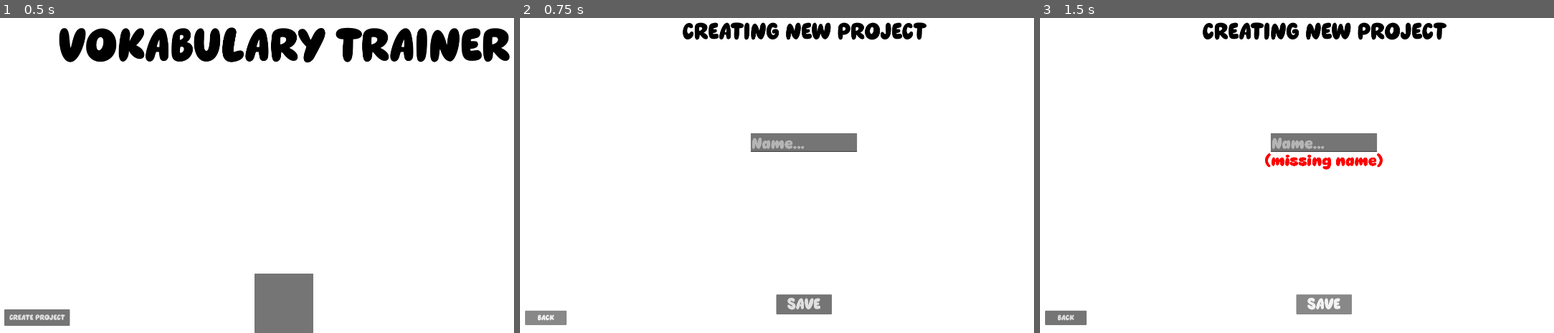
Above: before the commit, frames 1-3 (left to right).
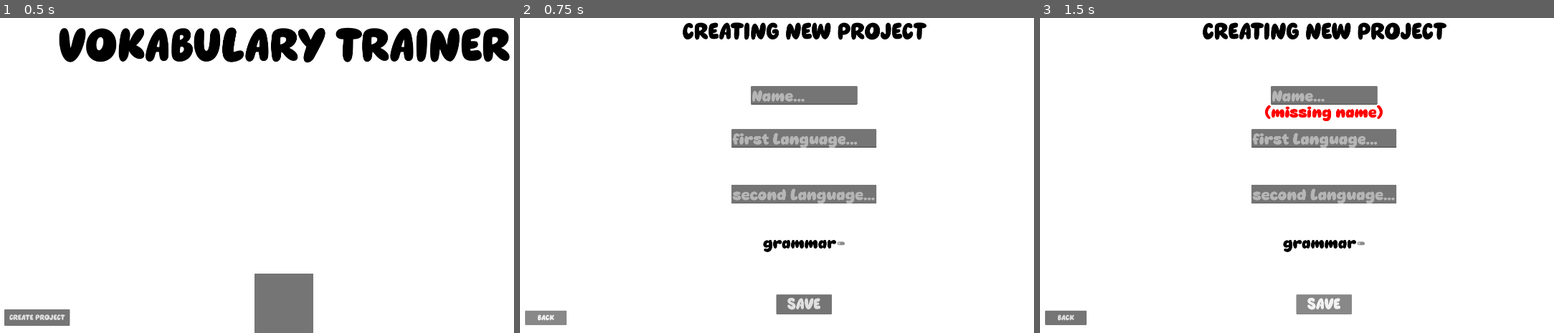
Above: after the commit, the same moments.

Repository: Rocket9876/vokabulary_trainer
Game: Godot game, scene res://Scenes/main.tscn
Same seed, same stepped clock (60 frames per second), same inputs: the game is played once before the commit and once after it.
Inputs:
- Up to frame 1 (0.5 s): no input
- Up to frame 2 (0.75 s): click "CREATE PROJECT" at 0.5 s
- Up to frame 3 (1.5 s): click "SAVE" at 1.25 s

Frame 1 is identical in both runs. In frame 2, 4.7% of the frame differs, in the area x 41-70%, y 21-75%; in frame 3, 5.7%.

Commit message:
added way to add vokabulary to a project
 + a more advanced project creation screen

Diff:
--- /dev/null
+++ b/Scenes/add_vokabulary.tscn
@@ -0,0 +1,194 @@
+[gd_scene format=3 uid="uid://cg00v3y7hluqf"]
+
+[ext_resource type="Script" uid="uid://dous6o20lseft" path="res://Scripts/add_vokabulary.gd" id="1_ct53o"]
+
+[sub_resource type="Animation" id="Animation_ct53o"]
+length = 0.001
+tracks/0/type = "value"
+tracks/0/imported = false
+tracks/0/enabled = true
+tracks/0/path = NodePath("signal:modulate")
+tracks/0/interp = 1
+tracks/0/loop_wrap = true
+tracks/0/keys = {
+"times": PackedFloat32Array(0),
+"transitions": PackedFloat32Array(1),
+"update": 0,
+"values": [Color(1, 1, 1, 0)]
+}
+tracks/1/type = "value"
+tracks/1/imported = false
+tracks/1/enabled = true
+tracks/1/path = NodePath("signal:position")
+tracks/1/interp = 1
+tracks/1/loop_wrap = true
+tracks/1/keys = {
+"times": PackedFloat32Array(0),
+"transitions": PackedFloat32Array(1),
+"update": 0,
+"values": [Vector2(1450, 1106.0001)]
+}
+
+[sub_resource type="Animation" id="Animation_5eoyq"]
+resource_name = "vokabulary updatet"
+length = 0.5
+tracks/0/type = "value"
+tracks/0/imported = false
+tracks/0/enabled = true
+tracks/0/path = NodePath("signal:modulate")
+tracks/0/interp = 1
+tracks/0/loop_wrap = true
+tracks/0/keys = {
+"times": PackedFloat32Array(0, 0.5),
+"transitions": PackedFloat32Array(1, 1),
+"update": 0,
+"values": [Color(1, 1, 1, 1), Color(1, 1, 1, 0)]
+}
+tracks/1/type = "value"
+tracks/1/imported = false
+tracks/1/enabled = true
+tracks/1/path = NodePath("signal:position")
+tracks/1/interp = 1
+tracks/1/loop_wrap = true
+tracks/1/keys = {
+"times": PackedFloat32Array(0, 0.5),
+"transitions": PackedFloat32Array(1, 1),
+"update": 0,
+"values": [Vector2(1450, 1106.0001), Vector2(1383.0001, 823.99976)]
+}
+
+[sub_resource type="AnimationLibrary" id="AnimationLibrary_gp3bh"]
+_data = {
+&"RESET": SubResource("Animation_ct53o"),
+&"vokabulary updatet": SubResource("Animation_5eoyq")
+}
+
+[node name="add vokabulary" type="Control" unique_id=252255758]
+layout_mode = 3
+anchors_preset = 15
+anchor_right = 1.0
+anchor_bottom = 1.0
+grow_horizontal = 2
+grow_vertical = 2
+script = ExtResource("1_ct53o")
+
+[node name="add vokabulary" type="RichTextLabel" parent="." unique_id=1657021026]
+layout_mode = 1
+anchors_preset = 5
+anchor_left = 0.5
+anchor_right = 0.5
+offset_left = -1246.5
+offset_right = 1246.5
+offset_bottom = 170.0
+grow_horizontal = 2
+theme_override_colors/default_color = Color(0, 0, 0, 1)
+theme_override_font_sizes/normal_font_size = 128
+text = "ADDING VOKABULARY"
+horizontal_alignment = 1
+vertical_alignment = 1
+
+[node name="first lang" type="TextEdit" parent="." unique_id=670242241]
+layout_mode = 1
+anchors_preset = 8
+anchor_left = 0.5
+anchor_top = 0.5
+anchor_right = 0.5
+anchor_bottom = 0.5
+offset_left = -349.0
+offset_top = -229.5
+offset_right = 349.0
+offset_bottom = -154.5
+grow_horizontal = 2
+grow_vertical = 2
+theme_override_font_sizes/font_size = 64
+placeholder_text = "first lang"
+
+[node name="second lang" type="TextEdit" parent="." unique_id=1819292560]
+layout_mode = 1
+anchors_preset = 8
+anchor_left = 0.5
+anchor_top = 0.5
+anchor_right = 0.5
+anchor_bottom = 0.5
+offset_left = -349.0
+offset_top = -37.5
+offset_right = 349.0
+offset_bottom = 37.5
+grow_horizontal = 2
+grow_vertical = 2
+theme_override_font_sizes/font_size = 64
+placeholder_text = "second lang"
+
+[node name="grammar" type="TextEdit" parent="." unique_id=547222705]
+layout_mode = 1
+anchors_preset = 8
+anchor_left = 0.5
+anchor_top = 0.5
+anchor_right = 0.5
+anchor_bottom = 0.5
+offset_left = -349.0
+offset_top = 154.0
+offset_right = 349.0
+offset_bottom = 229.0
+grow_horizontal = 2
+grow_vertical = 2
+theme_override_font_sizes/font_size = 64
+placeholder_text = "grammar"
+
+[node name="Save" type="Button" parent="." unique_id=1932995495]
+layout_mode = 1
+anchors_preset = 7
+anchor_left = 0.5
+anchor_top = 1.0
+anchor_right = 0.5
+anchor_bottom = 1.0
+offset_left = -111.5
+offset_top = -140.0
+offset_right = 111.5
+offset_bottom = -75.0
+grow_horizontal = 2
+grow_vertical = 0
+theme_override_font_sizes/font_size = 64
+text = "SAVE"
+
+[node name="Back" type="Button" parent="." unique_id=1176509161]
+layout_mode = 1
+anchors_preset = 2
+anchor_top = 1.0
+anchor_bottom = 1.0
+offset_left = 32.0
+offset_top = -90.0
+offset_right = 199.0
+offset_bottom = -32.0
+grow_vertical = 0
+theme_override_font_sizes/font_size = 32
+text = "BACK"
+
+[node name="AnimationPlayer" type="AnimationPlayer" parent="." unique_id=1746389452]
+libraries/ = SubResource("AnimationLibrary_gp3bh")
+
+[node name="signal" type="RichTextLabel" parent="." unique_id=1523379164]
+modulate = Color(1, 1, 1, 0)
+layout_mode = 1
+anchors_preset = -1
+anchor_left = 1.0
+anchor_top = 1.0
+anchor_right = 1.0
+anchor_bottom = 1.0
+offset_left = -854.0
+offset_top = -189.99988
+offset_right = -170.03418
+offset_bottom = 166.99707
+grow_horizontal = 2
+grow_vertical = 2
+rotation = -0.23313163
+theme_override_colors/default_color = Color(0.34509805, 0.8392157, 0.5568628, 1)
+theme_override_font_sizes/normal_font_size = 64
+bbcode_enabled = true
+text = "✅VOKABULARY UPDATED
+"
+horizontal_alignment = 1
+vertical_alignment = 1
+
+[connection signal="pressed" from="Save" to="." method="_on_save_pressed"]
+[connection signal="pressed" from="Back" to="." method="_on_back_pressed"]
--- a/Scenes/create_project.tscn
+++ b/Scenes/create_project.tscn
@@ -18,10 +18,10 @@
 anchor_top = 0.5
 anchor_right = 0.5
 anchor_bottom = 0.5
-offset_left = -214.0
-offset_top = -155.0
-offset_right = 214.0
-offset_bottom = -80.0
+offset_left = -213.0
+offset_top = -345.0
+offset_right = 215.0
+offset_bottom = -270.0
 grow_horizontal = 2
 theme_override_font_sizes/font_size = 64
 placeholder_text = "Name..."
@@ -79,9 +79,9 @@
 anchor_right = 0.5
 anchor_bottom = 0.5
 offset_left = -273.0
-offset_top = -80.5
+offset_top = -274.5
 offset_right = 273.0
-offset_bottom = 60.5
+offset_bottom = -133.5
 grow_horizontal = 2
 grow_vertical = 2
 theme_override_colors/default_color = Color(1, 0, 0, 1)
@@ -98,9 +98,9 @@
 anchor_right = 0.5
 anchor_bottom = 0.5
 offset_left = -273.0
-offset_top = -80.5
+offset_top = -274.5
 offset_right = 273.0
-offset_bottom = 60.5
+offset_bottom = -133.5
 grow_horizontal = 2
 grow_vertical = 2
 theme_override_colors/default_color = Color(1, 0, 0, 1)
@@ -108,5 +108,59 @@
 text = "(already exists)"
 horizontal_alignment = 1
 
+[node name="first_language" type="TextEdit" parent="." unique_id=1455236813]
+layout_mode = 1
+anchors_preset = 8
+anchor_left = 0.5
+anchor_top = 0.5
+anchor_right = 0.5
+anchor_bottom = 0.5
+offset_left = -291.25
+offset_top = -172.5
+offset_right = 291.25
+offset_bottom = -97.5
+grow_horizontal = 2
+grow_vertical = 2
+theme_override_font_sizes/font_size = 64
+placeholder_text = "first Language..."
+
+[node name="second_language" type="TextEdit" parent="." unique_id=1046758991]
+layout_mode = 1
+anchors_preset = 8
+anchor_left = 0.5
+anchor_top = 0.5
+anchor_right = 0.5
+anchor_bottom = 0.5
+offset_left = -291.25
+offset_top = 51.5
+offset_right = 291.25
+offset_bottom = 126.5
+grow_horizontal = 2
+grow_vertical = 2
+theme_override_font_sizes/font_size = 64
+placeholder_text = "second Language..."
+
+[node name="grammar" type="CheckButton" parent="." unique_id=128736179]
+layout_mode = 1
+anchors_preset = 8
+anchor_left = 0.5
+anchor_top = 0.5
+anchor_right = 0.5
+anchor_bottom = 0.5
+offset_left = -170.5
+offset_top = 248.0
+offset_right = 170.5
+offset_bottom = 328.0
+grow_horizontal = 2
+grow_vertical = 2
+theme_override_colors/font_color = Color(0, 0, 0, 1)
+theme_override_colors/font_focus_color = Color(0, 0, 0, 1)
+theme_override_colors/font_pressed_color = Color(0, 0, 0, 1)
+theme_override_colors/font_hover_color = Color(0, 0, 0, 1)
+theme_override_colors/font_hover_pressed_color = Color(0, 0, 0, 1)
+theme_override_font_sizes/font_size = 64
+theme_override_colors/button_checked_color = Color(0.16473964, 0.39774323, 1, 1)
+text = "grammar"
+
 [connection signal="pressed" from="Save" to="." method="_on_save_pressed"]
 [connection signal="pressed" from="Back" to="." method="_on_back_pressed"]
--- a/Scenes/main.tscn
+++ b/Scenes/main.tscn
@@ -62,4 +62,5 @@
 horizontal_alignment = 1
 vertical_alignment = 1
 
+[connection signal="item_clicked" from="ItemList" to="." method="_on_item_list_item_clicked"]
 [connection signal="pressed" from="create project" to="." method="_on_create_project_pressed"]
--- /dev/null
+++ b/Scenes/project.tscn
@@ -0,0 +1,45 @@
+[gd_scene format=3 uid="uid://cifj7s83wvagb"]
+
+[ext_resource type="Script" uid="uid://b8i0y0wgp76ud" path="res://Scripts/project.gd" id="1_q7gev"]
+
+[node name="Project" type="Control" unique_id=1760123832]
+layout_mode = 3
+anchors_preset = 15
+anchor_right = 1.0
+anchor_bottom = 1.0
+grow_horizontal = 2
+grow_vertical = 2
+script = ExtResource("1_q7gev")
+
+[node name="Project" type="RichTextLabel" parent="." unique_id=249674429]
+layout_mode = 1
+anchors_preset = 5
+anchor_left = 0.5
+anchor_right = 0.5
+offset_left = -1246.5
+offset_right = 1246.5
+offset_bottom = 170.0
+grow_horizontal = 2
+theme_override_colors/default_color = Color(0, 0, 0, 1)
+theme_override_font_sizes/normal_font_size = 96
+text = "PROJECT"
+horizontal_alignment = 1
+vertical_alignment = 1
+
+[node name="add vokabulary" type="Button" parent="." unique_id=1407612545]
+layout_mode = 1
+anchors_preset = 8
+anchor_left = 0.5
+anchor_top = 0.5
+anchor_right = 0.5
+anchor_bottom = 0.5
+offset_left = -280.5
+offset_top = -365.0
+offset_right = 280.5
+offset_bottom = -231.0
+grow_horizontal = 2
+grow_vertical = 2
+theme_override_font_sizes/font_size = 64
+text = "ADD VOKABULARY"
+
+[connection signal="pressed" from="add vokabulary" to="." method="_on_add_vokabulary_pressed"]
--- /dev/null
+++ b/Scenes/vokabulary_list.tscn
@@ -0,0 +1,21 @@
+[gd_scene format=3 uid="uid://c26jngxfbr7hf"]
+
+[node name="vokabulary list" type="Control" unique_id=1736957795]
+layout_mode = 3
+anchors_preset = 15
+anchor_right = 1.0
+anchor_bottom = 1.0
+grow_horizontal = 2
+grow_vertical = 2
+
+[node name="ItemList" type="ItemList" parent="." unique_id=363365562]
+layout_mode = 0
+offset_right = 225.0
+offset_bottom = 162.0
+auto_width = true
+item_count = 4
+max_columns = 3
+item_0/text = "servus |"
+item_1/text = "12345666778 |"
+item_2/text = "898989"
+item_3/text = "|"
--- /dev/null
+++ b/Scripts/add_vokabulary.gd
@@ -0,0 +1,22 @@
+extends Control
+
+@onready var first_lang_edit = $"first lang"
+@onready var second_lang_edit = $"second lang"
+@onready var grammar_edit = $"grammar"
+
+func _ready() -> void:
+	first_lang_edit.placeholder_text = global.current_project["first language"]
+	second_lang_edit.placeholder_text = global.current_project["second language"]
+	grammar_edit.visible = global.current_project["grammar"]
+
+
+func _on_save_pressed() -> void:
+	$AnimationPlayer.play("vokabulary updatet")
+	if global.current_project["grammar"]:
+		global.save_new_vokabulary(global.current_project,first_lang_edit.text,second_lang_edit.text,grammar_edit.text)
+	else:
+		global.save_new_vokabulary(global.current_project,first_lang_edit.text,second_lang_edit.text)
+
+
+func _on_back_pressed() -> void:
+	get_tree().change_scene_to_file("res://Scenes/project.tscn")
--- a/Scripts/create_project.gd
+++ b/Scripts/create_project.gd
@@ -1,8 +1,15 @@
 extends Control
 
 @onready var name_edit = $Name
+@onready var first_lang_edit = $first_language
+@onready var second_lang_edit = $second_language
+@onready var grammar_checkbox = $grammar
+
+
 @onready var missing_name_warning = $missing_name
 @onready var already_exists_warning = $already_exists
+
+
 
 func _on_save_pressed() -> void:
 	var name = name_edit.text.strip_edges()
@@ -15,8 +22,7 @@
 			if I["name"] == name:
 				duplicate = true
 		if not duplicate:
-			global.projects += [{"name":name,"path":global.folder_path + name + "/"}]
-			global.save_projects()
+			global.create_new_project(name,global.folder_path + name + "/",first_lang_edit.text.strip_edges(),second_lang_edit.text.strip_edges(),grammar_checkbox.button_pressed)
 			get_tree().change_scene_to_file(global.main_path)
 		else:
 			missing_name_warning.visible = false
--- a/Scripts/global.gd
+++ b/Scripts/global.gd
@@ -11,7 +11,9 @@
 func _ready() -> void:
 	startup_loading_data()
 
+var current_project
 
+var current_project_index
 
 func startup_loading_data():
 	load_projects()
@@ -35,3 +37,15 @@
 
 func save_projects():
 	saving_data(projects_path,projects)
+
+func create_new_project(name,path,first_lang,second_lang,grammar = false):
+	projects += [{"name":name,"path":path,"first language": first_lang, "second language": second_lang, "grammar":grammar}]
+	DirAccess.make_dir_absolute(path)
+	save_projects()
+
+
+func save_new_vokabulary(project:Dictionary,first_lang_vok,second_lang_vok,grammar = null):
+	var vokabulary = {project["first language"]:first_lang_vok,project["second language"]:second_lang_vok,"value":0}
+	if grammar:
+		vokabulary += {"grammar":grammar}
+	saving_data(project["path"] + "vokabulary",vokabulary)
--- a/Scripts/main.gd
+++ b/Scripts/main.gd
@@ -12,3 +12,9 @@
 	project_list.item_count = global.projects.size()
 	for i in range(0,global.projects.size()):
 		project_list.set_item_text(i,global.projects[i]["name"])
+
+
+func _on_item_list_item_clicked(index: int, at_position: Vector2, mouse_button_index: int) -> void:
+	global.current_project = global.projects[index]
+	global.current_project_index = index
+	get_tree().change_scene_to_file("res://Scenes/project.tscn")
--- /dev/null
+++ b/Scripts/project.gd
@@ -0,0 +1,11 @@
+extends Control
+
+@onready var project_text = $Project
+
+func _ready() -> void:
+	project_text.text = global.current_project["name"]
+
+
+
+func _on_add_vokabulary_pressed() -> void:
+	get_tree().change_scene_to_file("res://Scenes/add_vokabulary.tscn")
Not shown, added: Scripts/add_vokabulary.gd.uid
Not shown, added: Scripts/project.gd.uid
